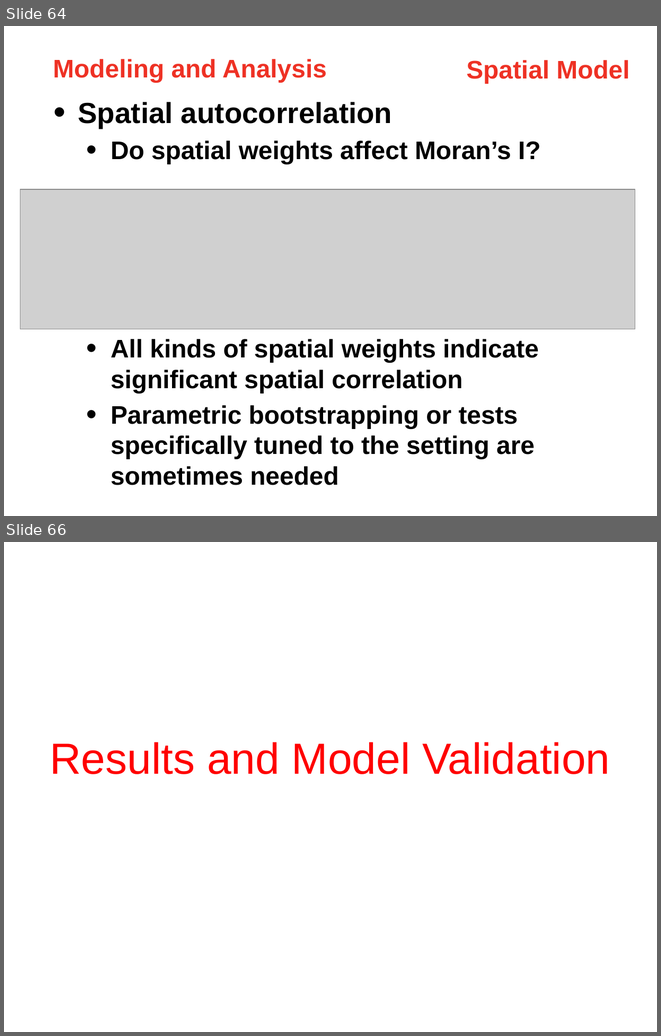
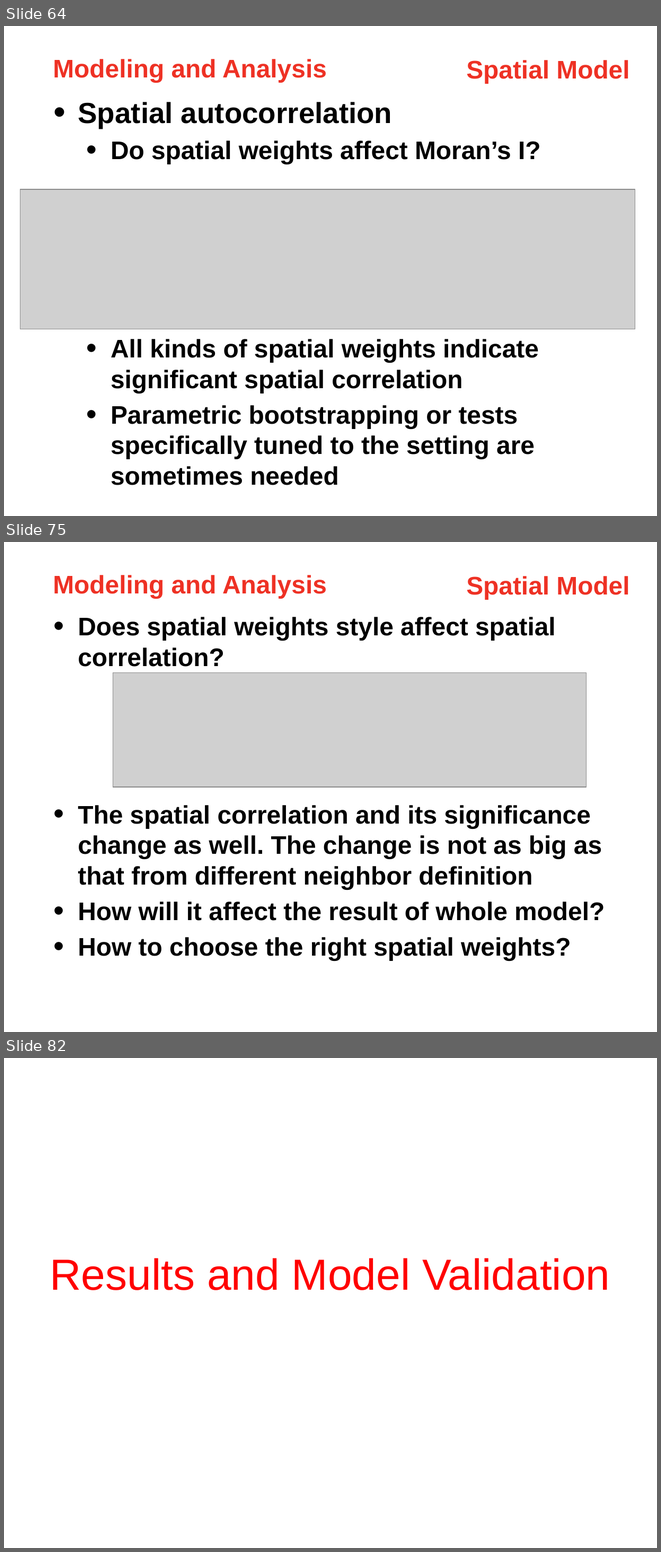
Before and after one commit to linghend/PPR, a slide deck: RentIndex/6_Presentation/RentIndex.pptx. Shown one above the other, each under a label of ours: slides 64 and 66 before the commit, slides 64, 75 and 82 after it; the slides between them are not shown. The pictures are 661x1036 and 661x1552 pixels, drawn with LibreOffice and Linux fonts; fonts in the diff are those of the drawing; grey boxes stand for pictures. Boxes give left, top, right and bottom in pixels: in the first picture for what was removed or moved away, otherwise in the second. Text is boxed around its words. In the diff, an @@ line names an element or a change of style, - is before the commit and + after.

```diff
--- a/RentIndex/6_Presentation/RentIndex.pptx
+++ b/RentIndex/6_Presentation/RentIndex.pptx
@@ slide 75 added at (4,542,657,1032), background #FFFFFF @@
@@ text added at (53,575,327,598), 28 pt, text #EE3124, bold @@
+Modeling and Analysis
@@ text added at (466,576,629,599), 28 pt, text #EE3124, bold @@
+Spatial Model
@@ text added at (78,617,604,960), 28 pt, text #000000, bold @@
+• Does spatial weights style affect spatial correlation?
+• The spatial correlation and its significance change as well. The change is not as big as that from different neighbor definition
+• How will it affect the result of whole model?
+• How to choose the right spatial weights?
@@ picture added at (113,672,586,787) @@
@@ what was slide 66 is now slide 82 @@
```
Also in this commit, not shown: 1 slide changed, 18 other slides added, 6 other files.
